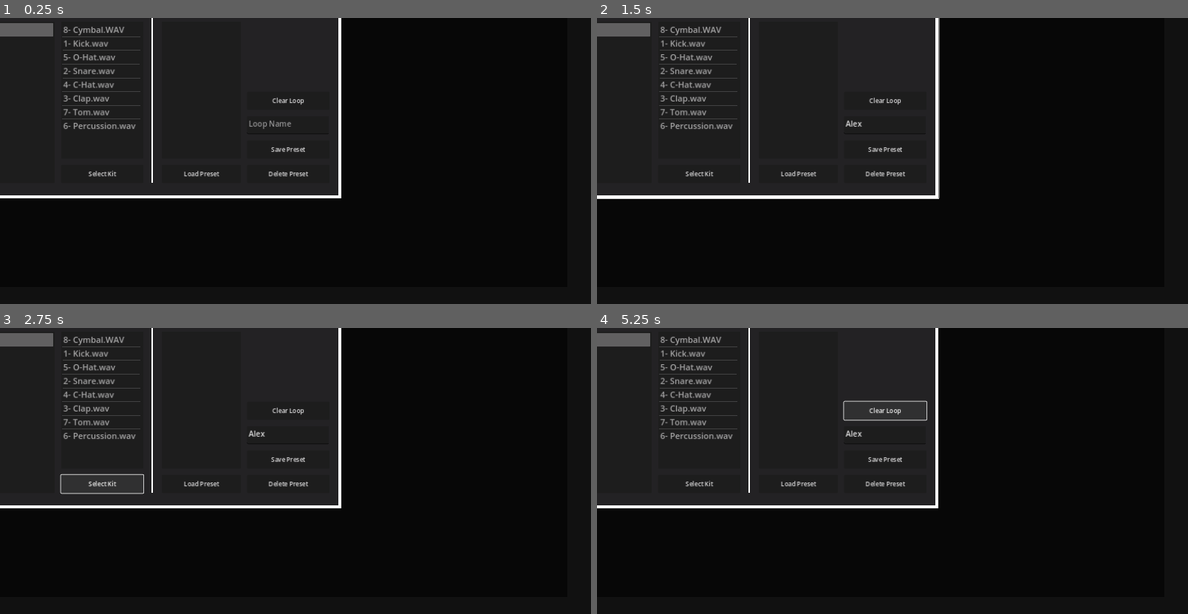
Above: before the commit, frames 1-4 (two rows, left to right).
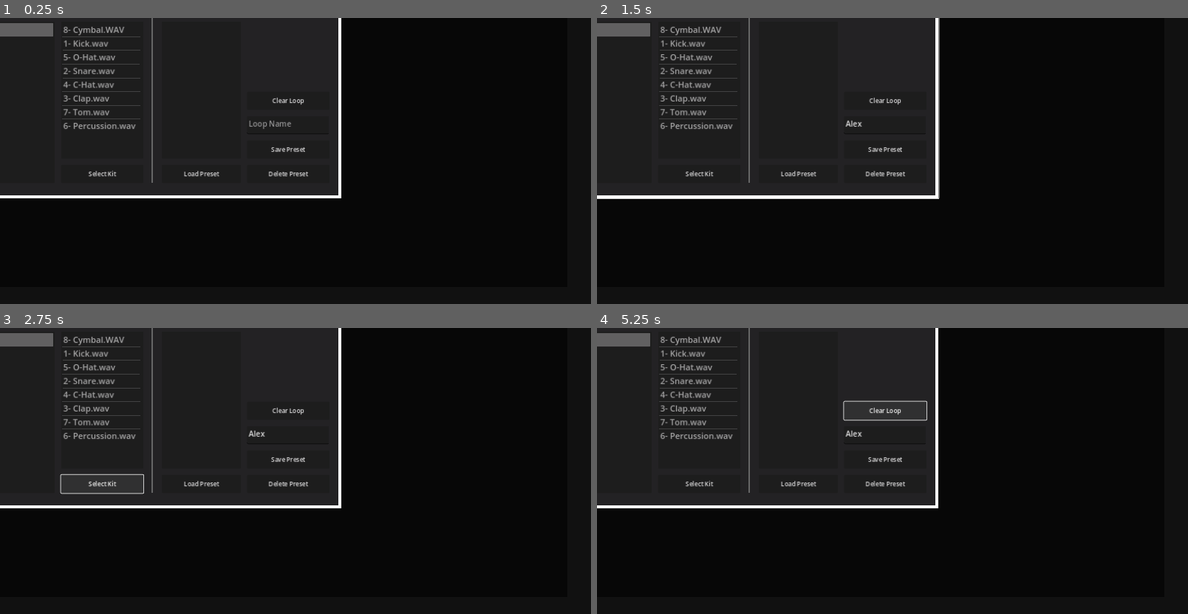
Above: after the commit, the same moments.

Repository: JulienToumieh/bsteppr
Game: Godot game, scene res://scenes/change_kit_popup.tscn
Same seed, same stepped clock (60 frames per second), same inputs: the game is played once before the commit and once after it. This scene is started directly instead of the project's main scene.
Inputs (mouse positions are in pixels of both pictures, inside the frame that each line leads up to):
- Up to frame 1 (0.25 s): no input
- Up to frame 2 (1.5 s): click (886, 123) at 0.52 s; type "Alex" at 0.6 s; click (750, 92) at 1.25 s
- Up to frame 3 (2.75 s): click "Select Kit" at 2 s
- Up to frame 4 (5.25 s): click "Clear Loop" at 2.75 s; click (750, 402) at 3.5 s; click "Select Kit" at 4.25 s; click "Clear Loop" at 5 s

The runs differ from the first frame. In frame 1, 0.1% of the frame differs, in the area x 25-26%, y 0-58%; in frame 2, 0.1%; in frame 3, 0.1%; in frame 4, 0.1%.

Commit message:
Fixed default reverb predelay value

Diff:
--- a/Globals.gd
+++ b/Globals.gd
@@ -185,7 +185,7 @@
 			"spread": 1,
 			"wet": 0.5,
 			"hipass": 0,
-			"predelay_msec": 0
+			"predelay_msec": 150
 		}
 	}
 
--- a/default_bus_layout.tres
+++ b/default_bus_layout.tres
@@ -11,7 +11,6 @@
 
 [sub_resource type="AudioEffectReverb" id="AudioEffectReverb_6l7pf"]
 resource_name = "Reverb"
-predelay_msec = 500.0
 
 [resource]
 bus/0/effect/0/effect = SubResource("AudioEffectCompressor_dc378")
--- a/scenes/change_kit_popup.tscn
+++ b/scenes/change_kit_popup.tscn
@@ -37,6 +37,7 @@
 texture = ExtResource("1_4gpbf")
 
 [node name="1Px3" type="Sprite2D" parent="."]
+modulate = Color(0.399177, 0.399177, 0.399177, 1)
 position = Vector2(-1.19209e-07, 2.27374e-13)
 scale = Vector2(4, 480)
 texture = ExtResource("1_4gpbf")
--- a/scenes/settings_popup.tscn
+++ b/scenes/settings_popup.tscn
@@ -322,7 +322,7 @@
 fxAttr = "predelay_msec"
 minVal = 20
 maxVal = 500
-defaultVal = 0.0
+defaultVal = 150.0
 
 [node name="Hi-Pass" parent="Reverb" instance=ExtResource("3_go0pl")]
 modulate = Color(0.312757, 0.601229, 1, 1)
